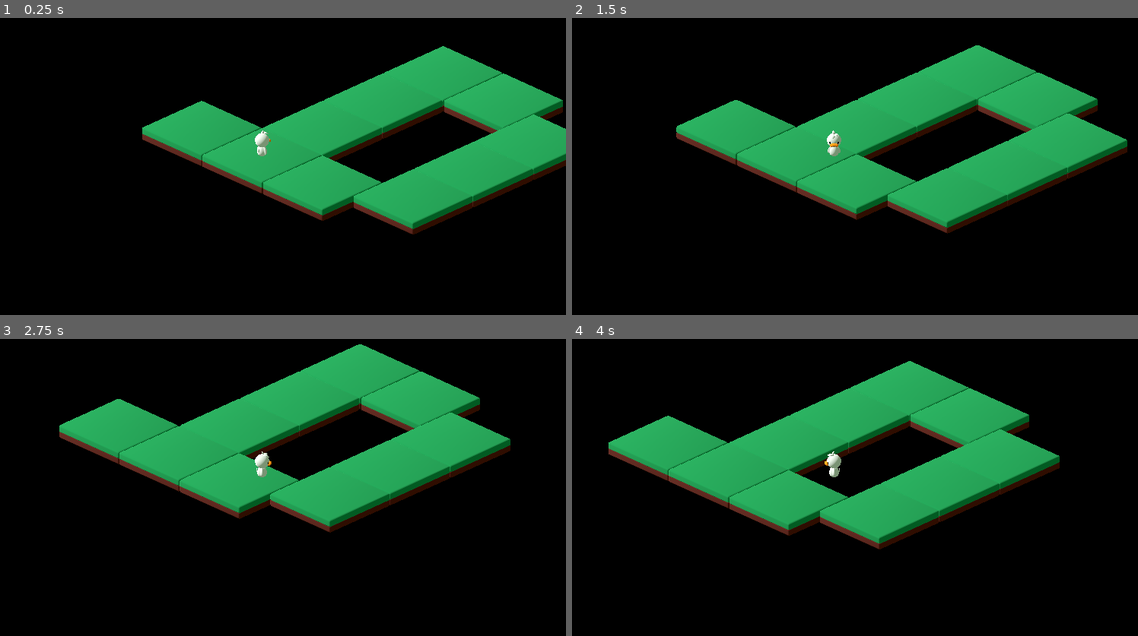
Above: before the commit, frames 1-4 (two rows, left to right).
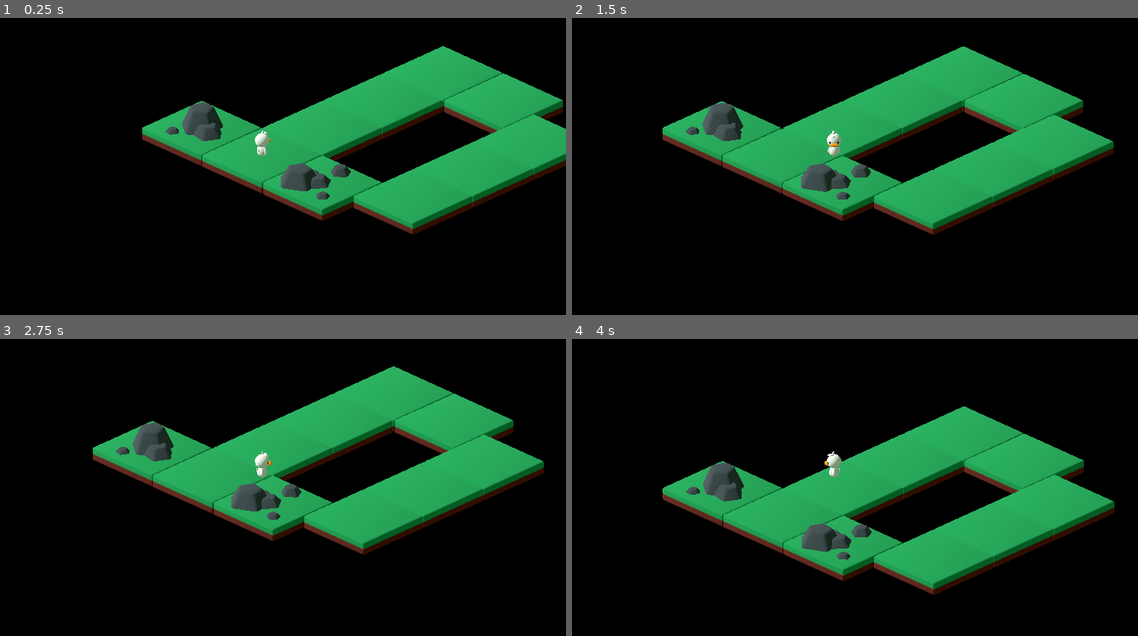
Above: after the commit, the same moments.

Repository: felipefcm/block-puzzle
Game: Godot game, scene res://levels/world.tscn
Two runs of this game, one before a commit and one after it. Both use one fixed random seed, a clock stepped at 60 frames per second and the inputs below.
Inputs:
- Up to frame 1 (0.25 s): no input
- Up to frame 2 (1.5 s): tap Enter at 0.5 s; hold Right (ui_right) 0.53-1.28 s; hold Down (ui_down) from 1.28 s (still down)
- Up to frame 3 (2.75 s): release Down (ui_down) at 2.03 s; hold Right (ui_right) from 2.03 s (still down)
- Up to frame 4 (4 s): release Right (ui_right) at 2.78 s; hold Up (ui_up) 2.78-3.53 s; hold Left (ui_left) from 3.53 s (still down)

The runs differ from the first frame. In frame 1, 1.5% of the frame differs, in the area x 29-62%, y 28-62%; in frame 2, 10%; in frame 3, 23%; in frame 4, 32%, in the area x 6-96%, y 7-87%.

Commit message:
added rocks

Diff:
--- /dev/null
+++ b/blocks/rocks_a.tscn
@@ -0,0 +1,17 @@
+[gd_scene load_steps=3 format=3 uid="uid://8vu3v8t2l2py"]
+
+[ext_resource type="ArrayMesh" uid="uid://brn3esebx6ffm" path="res://assets/kaykit-minigame/rocksA_forest.obj" id="1_nynx7"]
+
+[sub_resource type="BoxShape3D" id="BoxShape3D_q6r4u"]
+size = Vector3(5.88367, 1.13181, 5.87787)
+
+[node name="RocksA" type="StaticBody3D"]
+transform = Transform3D(1, 0, 0, 0, 1, 0, 0, 0, 1, 0, 1, 0)
+
+[node name="CollisionShape3D" type="CollisionShape3D" parent="."]
+transform = Transform3D(1, 0, 0, 0, 1, 0, 0, 0, 1, 0.000980865, 0.560424, -0.0100991)
+shape = SubResource("BoxShape3D_q6r4u")
+
+[node name="Mesh" type="MeshInstance3D" parent="."]
+transform = Transform3D(3.2, 0, 0, 0, 3.2, 0, 0, 0, 3.2, 0, 0, 0)
+mesh = ExtResource("1_nynx7")
--- /dev/null
+++ b/blocks/rocks_b.tscn
@@ -0,0 +1,17 @@
+[gd_scene load_steps=3 format=3 uid="uid://c2wh74wne15p7"]
+
+[ext_resource type="ArrayMesh" uid="uid://brgtftwh08txs" path="res://assets/kaykit-minigame/rocksB_forest.obj" id="1_icact"]
+
+[sub_resource type="BoxShape3D" id="BoxShape3D_q6r4u"]
+size = Vector3(5.85571, 1.85398, 5.87787)
+
+[node name="RocksB" type="StaticBody3D"]
+transform = Transform3D(1, 0, 0, 0, 1, 0, 0, 0, 1, 0, 1, 0)
+
+[node name="CollisionShape3D" type="CollisionShape3D" parent="."]
+transform = Transform3D(1, 0, 0, 0, 1, 0, 0, 0, 1, 0.000980865, 0.930438, -0.0101)
+shape = SubResource("BoxShape3D_q6r4u")
+
+[node name="Mesh" type="MeshInstance3D" parent="."]
+transform = Transform3D(3.2, 0, 0, 0, 3.2, 0, 0, 0, 3.2, 0, 0, 0)
+mesh = ExtResource("1_icact")
--- a/levels/world.tscn
+++ b/levels/world.tscn
@@ -1,7 +1,9 @@
-[gd_scene load_steps=3 format=3 uid="uid://b2x7ctr0mqior"]
+[gd_scene load_steps=5 format=3 uid="uid://b2x7ctr0mqior"]
 
 [ext_resource type="PackedScene" uid="uid://gc6hl21okehk" path="res://entities/duck.tscn" id="1_2oiaa"]
 [ext_resource type="PackedScene" uid="uid://5itmebhfsafj" path="res://blocks/grass_floor.tscn" id="2_o0c5t"]
+[ext_resource type="PackedScene" uid="uid://8vu3v8t2l2py" path="res://blocks/rocks_a.tscn" id="3_o0i8i"]
+[ext_resource type="PackedScene" uid="uid://c2wh74wne15p7" path="res://blocks/rocks_b.tscn" id="4_68iob"]
 
 [node name="World" type="Node3D"]
 
@@ -41,3 +43,11 @@
 
 [node name="GrassFloor10" parent="Floor" instance=ExtResource("2_o0c5t")]
 transform = Transform3D(1, 0, 0, 0, 1, 0, 0, 0, 1, 3, 0, 12)
+
+[node name="Blocks" type="Node3D" parent="."]
+
+[node name="RocksA" parent="Blocks" instance=ExtResource("3_o0i8i")]
+transform = Transform3D(1, 0, 0, 0, 1, 0, 0, 0, 1, 0, 1, 6)
+
+[node name="RocksB" parent="Blocks" instance=ExtResource("4_68iob")]
+transform = Transform3D(1, 0, 0, 0, 1, 0, 0, 0, 1, 0, 1, -6)
--- a/scripts/duck.gd
+++ b/scripts/duck.gd
@@ -2,7 +2,8 @@
 
 @onready var modelNode = $Model as Node3D
 
-const maxSpeed := 8.0
+const inputAccel := 15.0
+const maxSpeed := 12.0
 
 func _ready():
 	pass
@@ -15,7 +16,7 @@
 	).rotated(Vector3.UP, -PI / 4.0).normalized()
 
 	var dampForce := 6.0 * -velocity * Vector3(1 - absf(input.x), 0, 1 - absf(input.z))
-	velocity += (10.0 * input + dampForce) * delta
+	velocity += (inputAccel * input + dampForce) * delta
 
 	if(input.length() > 0):
 		var angle := input.signed_angle_to(Vector3(1, 0, 0), Vector3(0, -1, 0))
